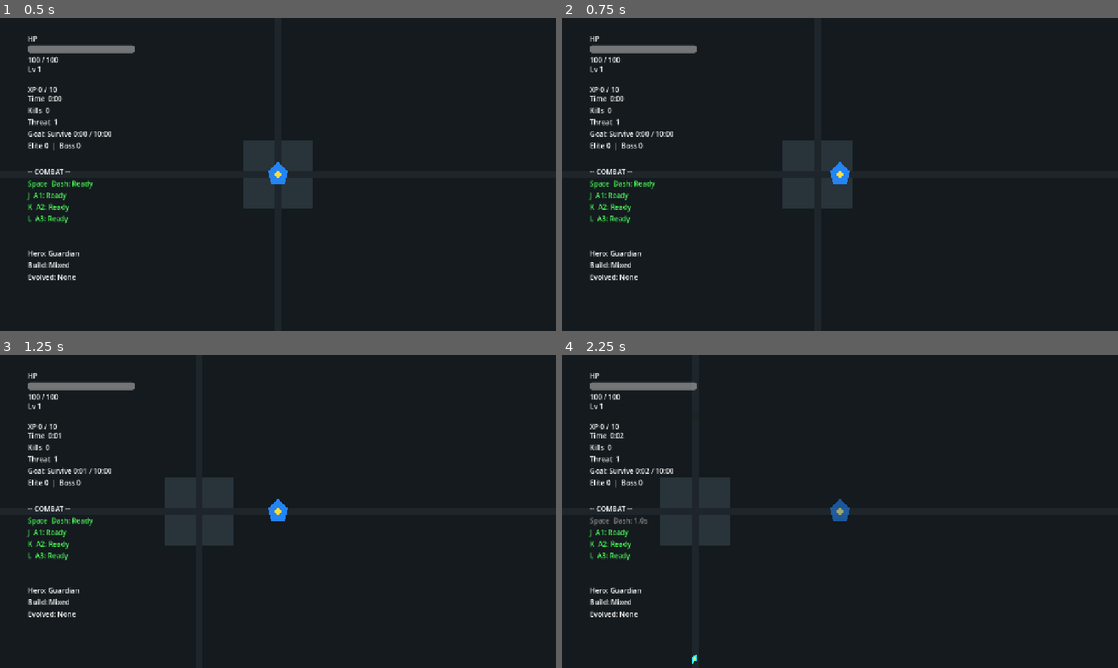
Above: before the commit, frames 1-4 (two rows, left to right).
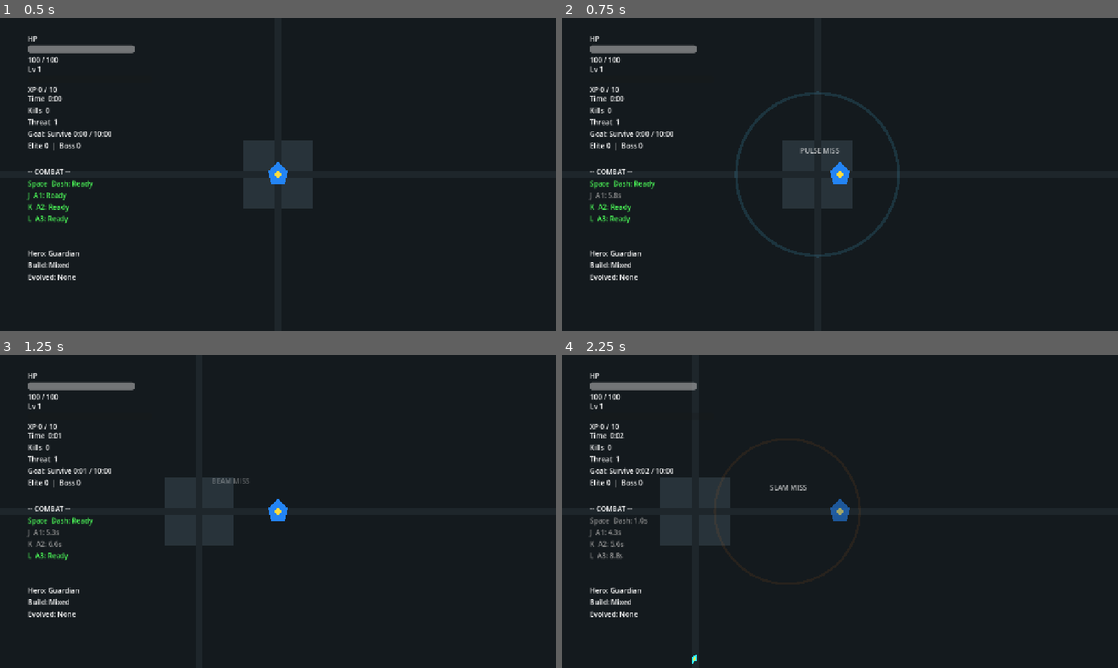
Above: after the commit, the same moments.

Repository: StanisRyz/SuperHeroes
Game: Godot game, scene res://scenes/game/Arena.tscn
The game is run twice, just before and just after one commit, with the same random seed, the same clock (stepped at 60 frames per second) and the same inputs. This scene is started directly instead of the project's main scene.
Inputs (mouse positions are in pixels of both pictures, inside the frame that each line leads up to):
- Up to frame 1 (0.5 s): no input
- Up to frame 2 (0.75 s): tap Enter at 0.5 s; move the mouse to (962, 158) at 0.52 s; hold D (move_right) from 0.53 s (still down); hold J (ability_1) from 0.53 s (still down); click (962, 158) at 0.67 s
- Up to frame 3 (1.25 s): keep holding D (move_right); keep holding J (ability_1); tap K (ability_2) at 0.8 s
- Up to frame 4 (2.25 s): release D (move_right) at 1.25 s; release J (ability_1) at 1.25 s; drag from (728, 527) to (840, 511) at 1.27 s; tap Space (dash) at 2 s; move the mouse to (895, 442) at 2.02 s; hold D (move_right) from 2.03 s (still down); hold L (ability_3) from 2.03 s (still down)

Frame 1 is identical in both runs. In frame 2, 1.0% of the frame differs, in the area x 5-61%, y 23-77%; in frame 3, 0.2%; in frame 4, 0.3%.

Commit message:
Fix hero kit regressions
Fix regressions from Hero Signature Kits:
- Ensure ready abilities cast reliably from keyboard and mobile buttons.
- Prevent ability casts from silently failing before cooldown/UI updates when no enemies are hit.
- Improve distinct Solar Guardian, Night Tactician, and Fury Vanguard active behavior.
- Fix level-up upgrade selection leaving the game paused with no visible modal.
- Preserve pause menu, evolution reward, game over, victory, restart, HUD, MobileControls, DebugStatsOverlay, Per-Hero Training, and upgrade flavor flows.
- Keep enemies, stages, rewards, meta economy, saves, arena hazards, Build Evolution, and primary autoattack identity unchanged.
- Update README.md, Agents.md, and validation docs if present.

Diff:
--- a/scenes/abilities/AbilityManager.gd
+++ b/scenes/abilities/AbilityManager.gd
@@ -119,10 +119,13 @@
 func _unhandled_input(event: InputEvent) -> void:
 	if event.is_action_pressed("ability_1"):
 		cast_ability_1()
+		get_viewport().set_input_as_handled()
 	elif event.is_action_pressed("ability_2"):
 		cast_ability_2()
+		get_viewport().set_input_as_handled()
 	elif event.is_action_pressed("ability_3"):
 		cast_ability_3()
+		get_viewport().set_input_as_handled()
 
 
 func cast_ability_1() -> void:
@@ -251,9 +254,8 @@
 		return
 	var cast_position := player.global_position
 	var hits := _damage_enemies_in_radius_at(cast_position, nova_damage, nova_radius)
-	if hits <= 0:
-		return
 	_spawn_pulse_feedback_at(cast_position, nova_radius)
+	_status("PULSE" if hits > 0 else "PULSE MISS", cast_position + Vector2.UP * 42.0)
 	if nova_aftershock_enabled:
 		_schedule_nova_aftershock(cast_position)
 	_shake(5.0, 0.14)
@@ -266,9 +268,8 @@
 	var direction := _get_player_aim_direction()
 	var origin := player.global_position
 	var hits := _damage_enemies_in_laser(origin, direction, laser_damage, laser_range, laser_width)
-	if hits <= 0:
-		return
 	_spawn_laser_feedback_at(origin, direction, laser_range, laser_width)
+	_status("BEAM" if hits > 0 else "BEAM MISS", origin + Vector2.UP * 42.0)
 	if laser_double_pulse_enabled:
 		_schedule_laser_second_pulse(origin, direction)
 	_finish_cast(2, "laser_beam", laser_cooldown)
@@ -279,9 +280,8 @@
 		return
 	var cast_position := player.global_position
 	var hits := _damage_enemies_in_radius_at(cast_position, slam_damage, slam_radius)
-	if hits <= 0:
-		return
 	_spawn_slam_feedback_at(cast_position, slam_radius)
+	_status("SLAM" if hits > 0 else "SLAM MISS", cast_position + Vector2.UP * 42.0)
 	if slam_second_wave_enabled:
 		_schedule_slam_second_wave(cast_position)
 	_shake(7.0, 0.18)
@@ -295,12 +295,10 @@
 	var damage := _scale_int(nova_damage, solar_empower_damage_multiplier if empowered else 1.0)
 	var radius := nova_radius * (solar_empower_radius_multiplier if empowered else 1.0)
 	var hits := _damage_enemies_in_radius_at(player.global_position, damage, radius)
-	if hits <= 0:
-		return
-	if not empowered:
+	if hits > 0 and not empowered:
 		_add_solar_charge(hits * solar_charge_per_hit)
 	_spawn_pulse_feedback_at(player.global_position, radius)
-	_status("CHARGE BURST" if empowered else "SOLAR", player.global_position + Vector2.UP * 42.0)
+	_status("CHARGE BURST" if empowered else ("SOLAR +%d" % int(hits * solar_charge_per_hit) if hits > 0 else "SOLAR MISS"), player.global_position + Vector2.UP * 42.0)
 	if nova_aftershock_enabled:
 		_schedule_nova_aftershock(player.global_position)
 	_shake(5.5, 0.14)
@@ -316,12 +314,10 @@
 	var damage := _scale_int(laser_damage, solar_empower_damage_multiplier if empowered else 1.0)
 	var beam_width := laser_width * (1.1 if empowered else 0.92)
 	var hits := _damage_enemies_in_laser(origin, direction, damage, laser_range, beam_width)
-	if hits <= 0:
-		return
-	if not empowered:
+	if hits > 0 and not empowered:
 		_add_solar_charge(hits * solar_charge_per_hit)
 	_spawn_laser_feedback_at(origin, direction, laser_range, beam_width)
-	_status("CHARGED BEAM" if empowered else "BEAM", origin + Vector2.UP * 42.0)
+	_status("CHARGED BEAM" if empowered else ("BEAM +%d" % int(hits * solar_charge_per_hit) if hits > 0 else "BEAM MISS"), origin + Vector2.UP * 42.0)
 	if laser_double_pulse_enabled:
 		_schedule_laser_second_pulse(origin, direction)
 	_finish_cast(2, "solar_beam", laser_cooldown)
@@ -336,15 +332,13 @@
 	var damage := _scale_int(slam_damage, 1.25 if empowered else 0.95)
 	var radius := slam_radius * (1.25 if empowered else 0.85)
 	var hits := _damage_enemies_in_radius_at(impact_position, damage, radius)
-	if hits <= 0:
-		return
-	if not empowered:
+	if hits > 0 and not empowered:
 		_add_solar_charge(hits * solar_charge_per_hit)
 	_grant_brief_invulnerability(aerial_impact_invulnerability)
 	_spawn_slam_feedback_at(impact_position, radius)
 	if slam_second_wave_enabled:
 		_schedule_slam_second_wave(impact_position)
-	_status("AERIAL GUARD" if empowered else "IMPACT", player.global_position + Vector2.UP * 42.0)
+	_status("AERIAL GUARD" if empowered else ("IMPACT +%d" % int(hits * solar_charge_per_hit) if hits > 0 else "IMPACT MISS"), player.global_position + Vector2.UP * 42.0)
 	_shake(7.5, 0.18)
 	_finish_cast(3, "aerial_impact", slam_cooldown)
 
@@ -354,11 +348,9 @@
 		return
 	_refresh_tactical_mark()
 	var hits := _damage_enemies_in_radius_at(player.global_position, nova_damage, nova_radius * 0.9)
-	if hits <= 0:
-		return
 	_apply_enemy_modifier_in_radius(player.global_position, nova_radius, "smoke_slow", {"speed_multiplier": smoke_slow_multiplier}, smoke_slow_duration)
 	_spawn_pulse_feedback_at(player.global_position, nova_radius * 0.9)
-	_status("SMOKE", player.global_position + Vector2.UP * 42.0)
+	_status("SMOKE" if hits > 0 else "SMOKE COVER", player.global_position + Vector2.UP * 42.0)
 	if nova_aftershock_enabled:
 		_schedule_nova_aftershock(player.global_position)
 	_shake(4.0, 0.12)
@@ -372,10 +364,8 @@
 	var direction := _get_player_aim_direction()
 	var origin := player.global_position
 	var hits := _damage_enemies_in_laser(origin, direction, laser_damage, laser_range * 1.08, maxf(laser_width * 0.55, 24.0), tactical_mark_target, tactical_mark_damage_multiplier)
-	if hits <= 0:
-		return
 	_spawn_laser_feedback_at(origin, direction, laser_range * 1.08, maxf(laser_width * 0.55, 24.0))
-	_status("MARK HIT" if _is_valid_enemy(tactical_mark_target) else "GRAPNEL", origin + Vector2.UP * 42.0)
+	_status("MARK HIT" if hits > 0 and _is_valid_enemy(tactical_mark_target) else ("GRAPNEL" if hits > 0 else "GRAPNEL MISS"), origin + Vector2.UP * 42.0)
 	if laser_double_pulse_enabled:
 		_schedule_laser_second_pulse(origin, direction)
 	_finish_cast(2, "grapnel_shot", laser_cooldown)
@@ -406,11 +396,10 @@
 		return
 	var multiplier := _get_rage_damage_multiplier()
 	var hits := _damage_enemies_in_radius_at(player.global_position, _scale_int(nova_damage, multiplier), nova_radius * (1.0 + 0.12 * _rage_ratio()))
-	if hits <= 0:
-		return
-	_add_rage(hits * rage_per_hit)
+	if hits > 0:
+		_add_rage(hits * rage_per_hit)
 	_spawn_pulse_feedback_at(player.global_position, nova_radius * (1.0 + 0.12 * _rage_ratio()))
-	_status("RAGE %.0f" % rage, player.global_position + Vector2.UP * 42.0)
+	_status("RAGE %.0f" % rage if hits > 0 else "RAGE ROAR", player.global_position + Vector2.UP * 42.0)
 	if nova_aftershock_enabled:
 		_schedule_nova_aftershock(player.global_position)
 	_shake(6.0, 0.16)
@@ -426,12 +415,11 @@
 	var impact_width := maxf(laser_width * 0.9, 60.0)
 	var hits := _damage_enemies_in_laser(origin, direction, _scale_int(laser_damage, _get_rage_damage_multiplier()), laser_range * 0.72, impact_width)
 	hits += _damage_enemies_in_radius_at(impact_position, maxi(roundi(float(laser_damage) * 0.55), 1), slam_radius * 0.55)
-	if hits <= 0:
-		return
-	_add_rage(hits * rage_per_hit)
+	if hits > 0:
+		_add_rage(hits * rage_per_hit)
 	_spawn_laser_feedback_at(origin, direction, laser_range * 0.72, impact_width)
 	_spawn_slam_feedback_at(impact_position, slam_radius * 0.55)
-	_status("LEAP", origin + Vector2.UP * 42.0)
+	_status("LEAP" if hits > 0 else "LEAP MISS", origin + Vector2.UP * 42.0)
 	if laser_double_pulse_enabled:
 		_schedule_laser_second_pulse(origin, direction)
 	_shake(6.0, 0.14)
@@ -444,14 +432,13 @@
 	var multiplier := _get_rage_damage_multiplier()
 	var radius := slam_radius * (1.0 + 0.25 * _rage_ratio())
 	var hits := _damage_enemies_in_radius_at(player.global_position, _scale_int(slam_damage, multiplier), radius)
-	if hits <= 0:
-		return
-	_add_rage(hits * rage_per_hit)
+	if hits > 0:
+		_add_rage(hits * rage_per_hit)
 	_spend_rage_fraction()
 	_spawn_slam_feedback_at(player.global_position, radius)
 	if slam_second_wave_enabled:
 		_schedule_slam_second_wave(player.global_position)
-	_status("TITAN SLAM", player.global_position + Vector2.UP * 42.0)
+	_status("TITAN SLAM" if hits > 0 else "TITAN SLAM MISS", player.global_position + Vector2.UP * 42.0)
 	_shake(8.5, 0.2)
 	_finish_cast(3, "titan_slam", slam_cooldown)
 
@@ -475,7 +462,7 @@
 	return _damage_enemies_in_radius_at(player.global_position, damage, radius)
 
 
-func _damage_enemies_in_radius_at(world_position: Vector2, damage: int, radius: float, bonus_target: Node = null, bonus_multiplier: float = 1.0) -> int:
+func _damage_enemies_in_radius_at(world_position: Vector2, damage: int, radius: float, bonus_target = null, bonus_multiplier: float = 1.0) -> int:
 	if enemy_container == null or not is_instance_valid(enemy_container):
 		push_warning("AbilityManager is missing EnemyContainer reference.")
 		return 0
@@ -487,7 +474,7 @@
 	return hit_count
 
 
-func _damage_enemies_in_laser(origin: Vector2, direction: Vector2, damage: int, beam_range: float, beam_width: float, bonus_target: Node = null, bonus_multiplier: float = 1.0) -> int:
+func _damage_enemies_in_laser(origin: Vector2, direction: Vector2, damage: int, beam_range: float, beam_width: float, bonus_target = null, bonus_multiplier: float = 1.0) -> int:
 	if enemy_container == null or not is_instance_valid(enemy_container):
 		push_warning("AbilityManager is missing EnemyContainer reference.")
 		return 0
@@ -507,7 +494,7 @@
 	return hit_count
 
 
-func _get_damage_for_target(enemy: Node, base_damage: int, bonus_target: Node, bonus_multiplier: float) -> int:
+func _get_damage_for_target(enemy: Node, base_damage: int, bonus_target, bonus_multiplier: float) -> int:
 	if bonus_target != null and is_instance_valid(bonus_target) and enemy == bonus_target:
 		return _scale_int(base_damage, bonus_multiplier)
 	return base_damage
@@ -639,7 +626,7 @@
 	return get_tree().current_scene
 
 
-func _is_valid_enemy(node: Node) -> bool:
+func _is_valid_enemy(node) -> bool:
 	return (
 		node is Node2D
 		and is_instance_valid(node)
--- a/scenes/game/Arena.gd
+++ b/scenes/game/Arena.gd
@@ -365,6 +365,8 @@
 	else:
 		push_warning("UpgradeManager cannot apply selected upgrade.")
 
+	if level_up_screen != null and level_up_screen.visible:
+		level_up_screen.hide()
 	_resume_game_if_safe()
 
 
--- a/scenes/ui/LevelUpScreen.gd
+++ b/scenes/ui/LevelUpScreen.gd
@@ -86,5 +86,5 @@
 
 	if audio_manager != null and audio_manager.has_method("play_ui_click"):
 		audio_manager.play_ui_click()
+	hide()
 	upgrade_selected.emit(upgrade_id)
-	hide()
Not shown, changed: Agents.md
Not shown, changed: README.md
Not shown, changed: docs/validation/gameplay_validation.md
